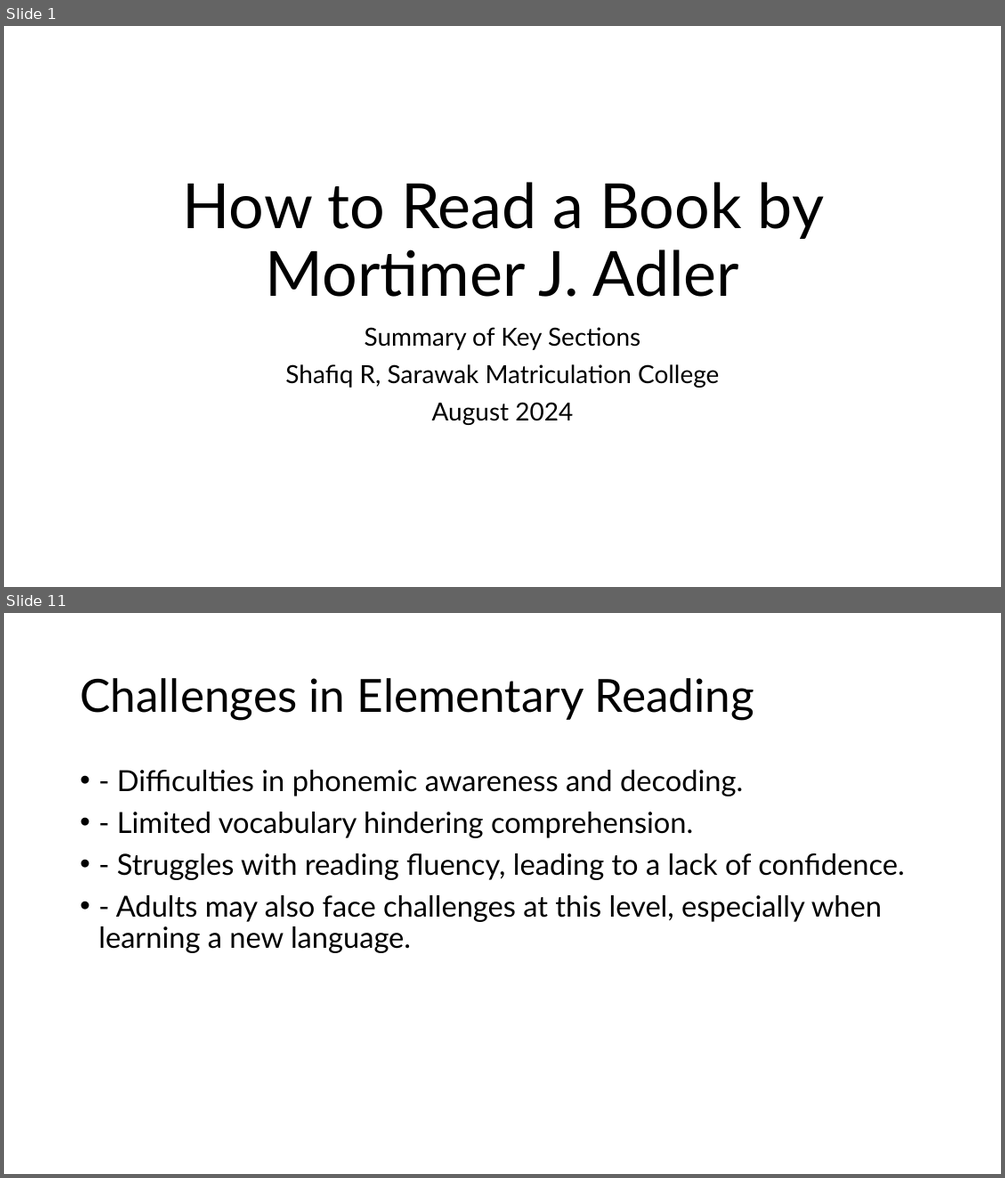
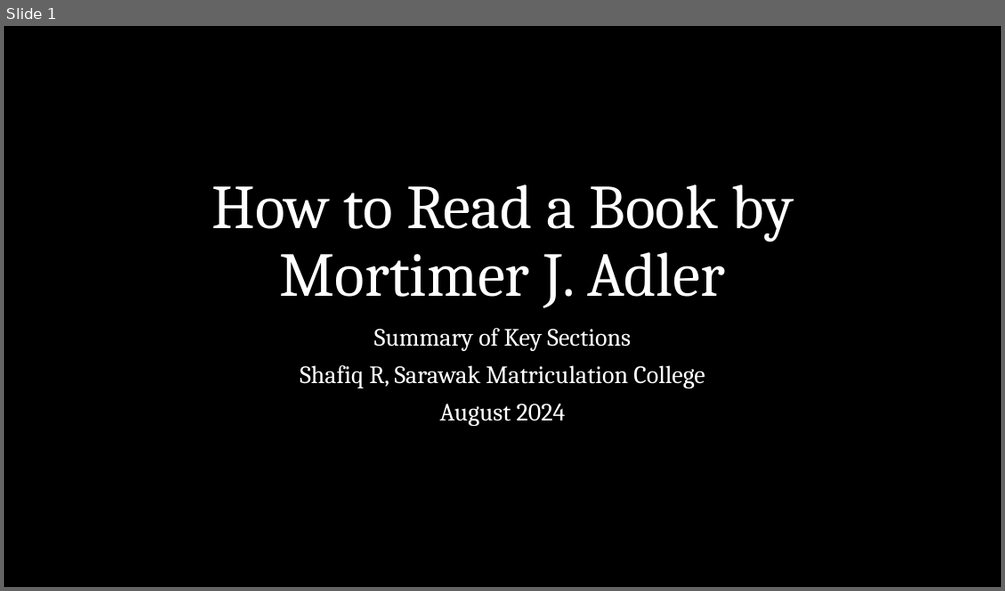
Before and after one commit to shafiqr-kmsw/matricphys, a slide deck: howtoreadbook/slides.pptx. Shown one above the other, each under a label of ours: slides 1 and 11 before the commit, slide 1 after it; the slides between them are not shown. The pictures are 1005x1178 and 1005x591 pixels, drawn with LibreOffice and Linux fonts; fonts in the diff are those of the drawing. Boxes give left, top, right and bottom in pixels: in the first picture for what was removed or moved away, otherwise in the second. Text is boxed around its words. In the diff, an @@ line names an element or a change of style, - is before the commit and + after.

```diff
--- a/howtoreadbook/slides.pptx
+++ b/howtoreadbook/slides.pptx
@@ slide 11 removed at (4,613,1001,1174), background #FFFFFF @@
@@ title removed at (80,678,755,720) @@
-Challenges in Elementary Reading
@@ text removed at (98,770,904,953) @@
-• - Difficulties in phonemic awareness and decoding.
-• - Limited vocabulary hindering comprehension.
-• - Struggles with reading fluency, leading to a lack of confidence.
-• - Adults may also face challenges at this level, especially when learning a new language.
@@ slide 1 changed as well @@
@@ background #FFFFFF to #000000 @@
@@ title "How to Read a Book ..." at (211,184,793,308): font Lato to Cambria, text colour #000000 to #FFFFFF @@
@@ subtitle "Summary of Key Sections" at (299,328,704,426): font Lato to Cambria, text colour #000000 to #FFFFFF @@
```
Also in this commit, not shown: 19 other slides changed, 73 slides added, 6 other slides removed.
